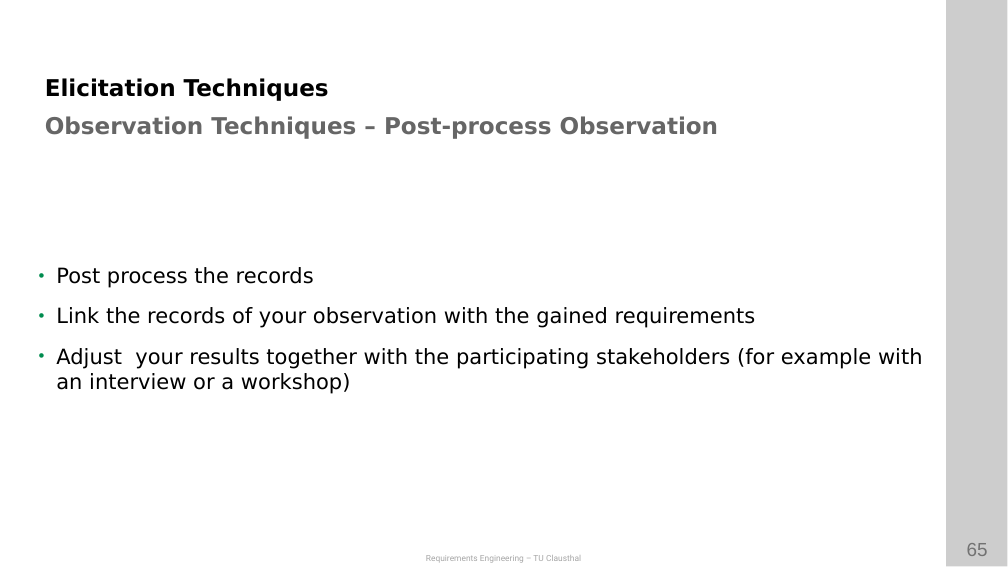
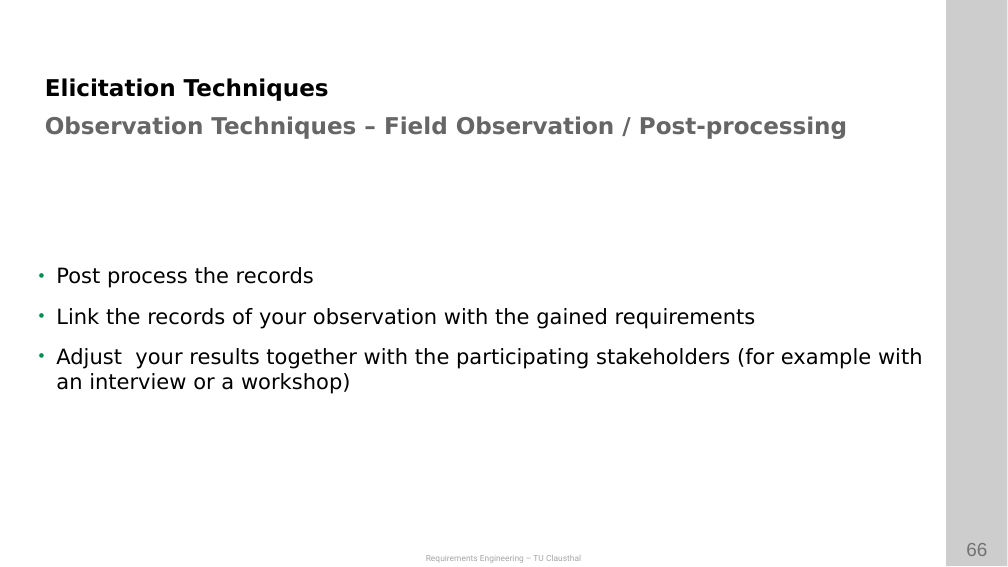
Before and after one commit to ETCE-LAB/teaching-material, a slide deck: slide 66 of Requirements-Engineering/RE-L03-Elicitation.pptx (slide 65 before the commit). Drawn at 1008x567 pixels with LibreOffice and Linux fonts; fonts in the diff are those of the drawing; background and template pictures are left out. Boxes give left, top, right and bottom in pixels: in the first picture for what was removed or moved away, otherwise in the second. Text is boxed around its words. In the diff, an @@ line names an element or a change of style, - is before the commit and + after.

Commit message:
Dropped Ethnographic observations to remove confusion with Apprenticing.

```diff
--- a/Requirements-Engineering/RE-L03-Elicitation.pptx
+++ b/Requirements-Engineering/RE-L03-Elicitation.pptx
@@ text at (45,116,847,139): text changed @@
-Observation Techniques – Post-process Observation
+Observation Techniques – Field Observation / Post-processing
```
Also in this commit, not shown: 4 other slides changed, 1 other file.
